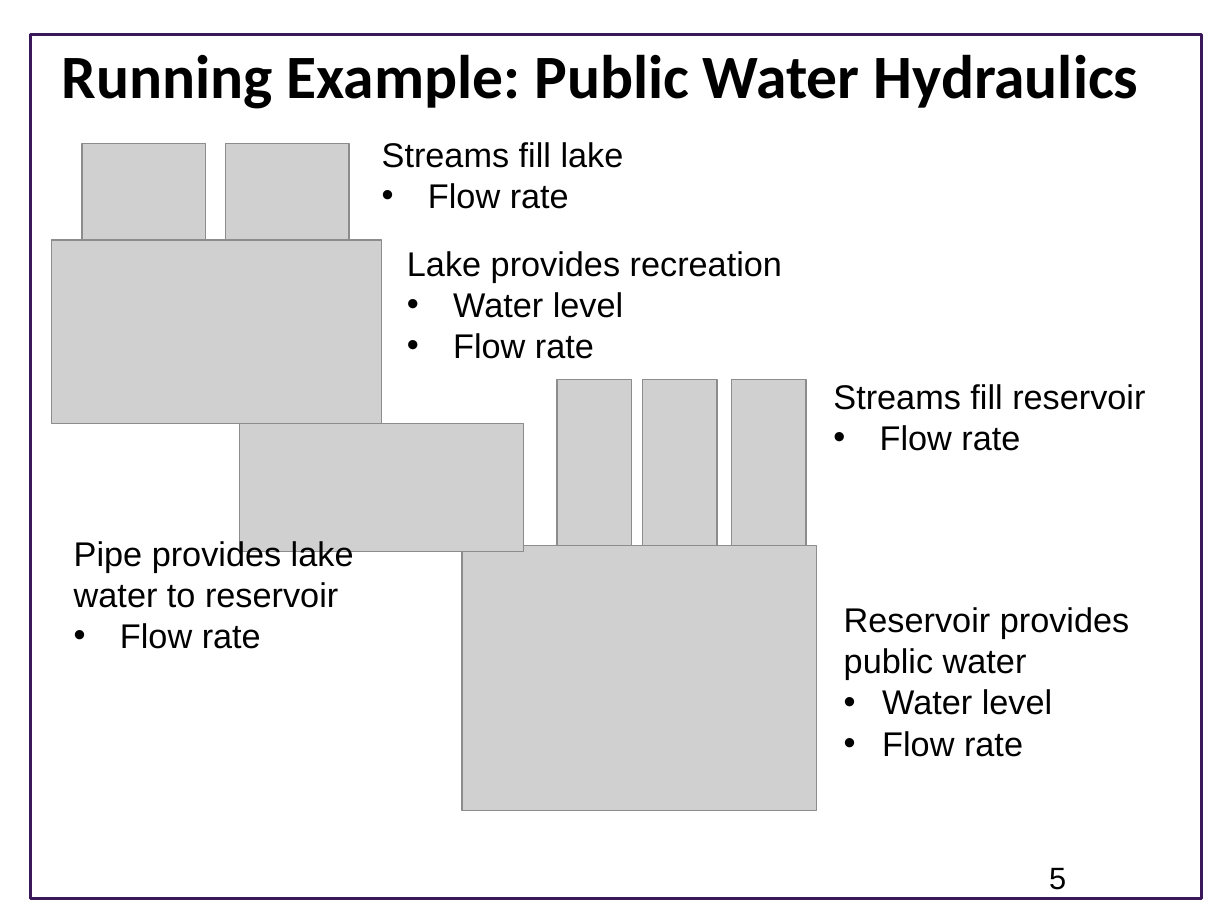
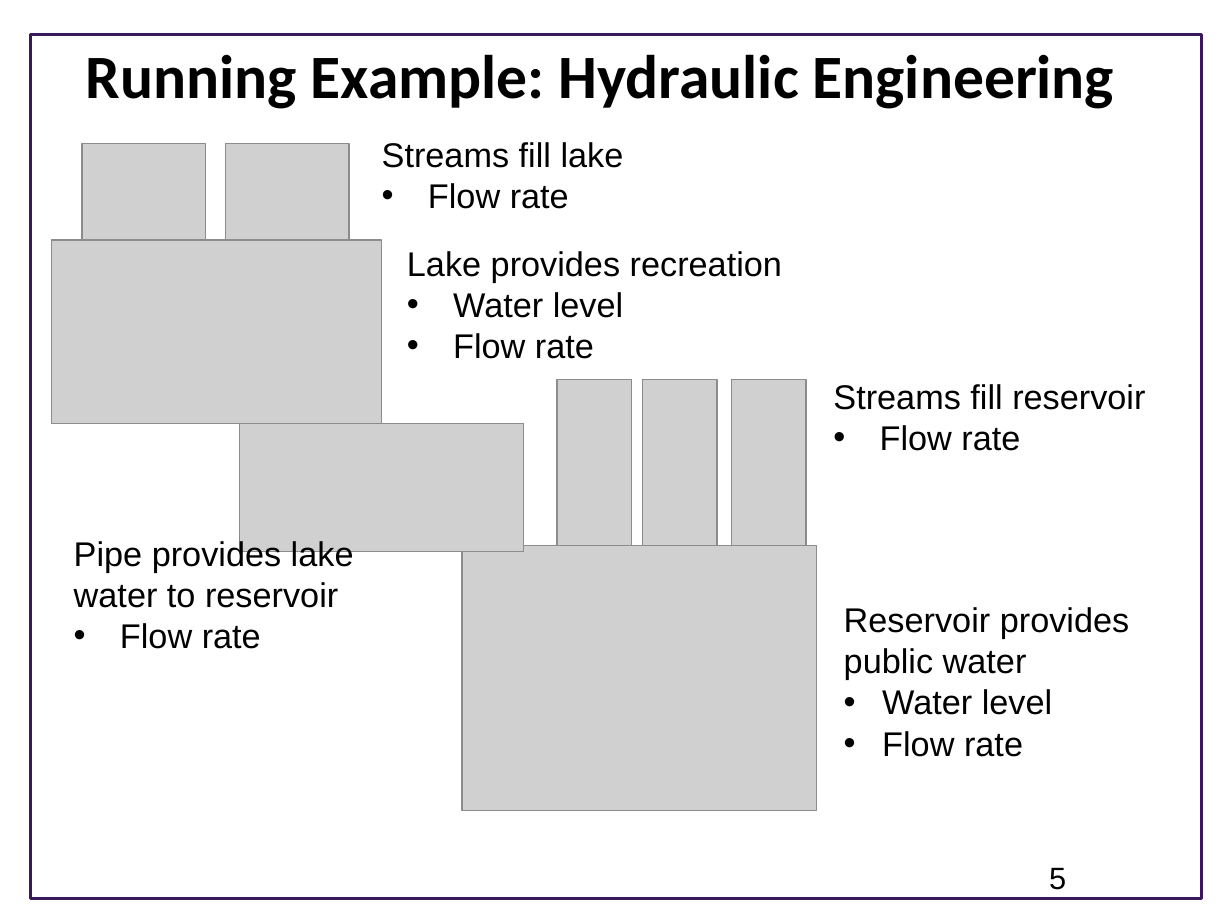
Before and after one commit to ModelEngineering/advancing-biomedical-models, a slide deck: slide 5 of Lectures/CSE 599V Lecture 2- Modeling Essentials.pptx. Drawn at 1232x924 pixels with LibreOffice and Linux fonts; fonts in the diff are those of the drawing; grey boxes stand for pictures; background and template pictures are left out. Boxes give left, top, right and bottom in pixels: in the first picture for what was removed or moved away, otherwise in the second. Text is boxed around its words. In the diff, an @@ line names an element or a change of style, - is before the commit and + after.

```diff
--- a/Lectures/CSE 599V Lecture 2- Modeling Essentials.pptx
+++ b/Lectures/CSE 599V Lecture 2- Modeling Essentials.pptx
@@ title at bbox=[86, 54, 1114, 109]: text changed @@
-Running Example: Public Water Hydraulics
+Running Example: Hydraulic Engineering
```
Also in this commit, not shown: 3 other slides changed, 8 slides added.
